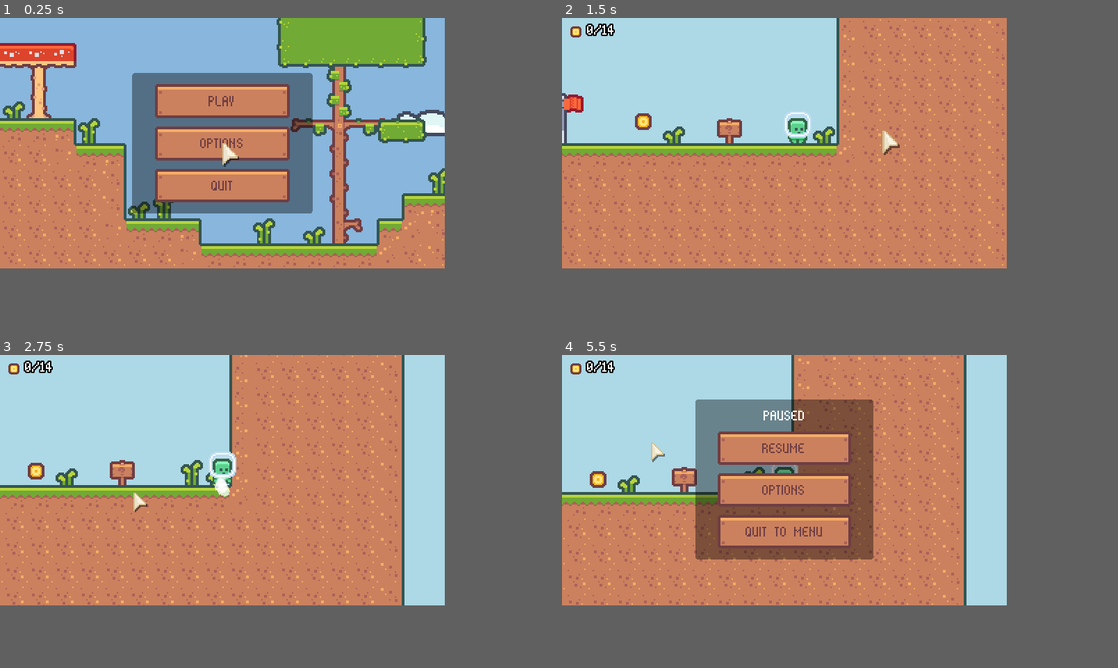
Above: before the commit, frames 1-4 (two rows, left to right).
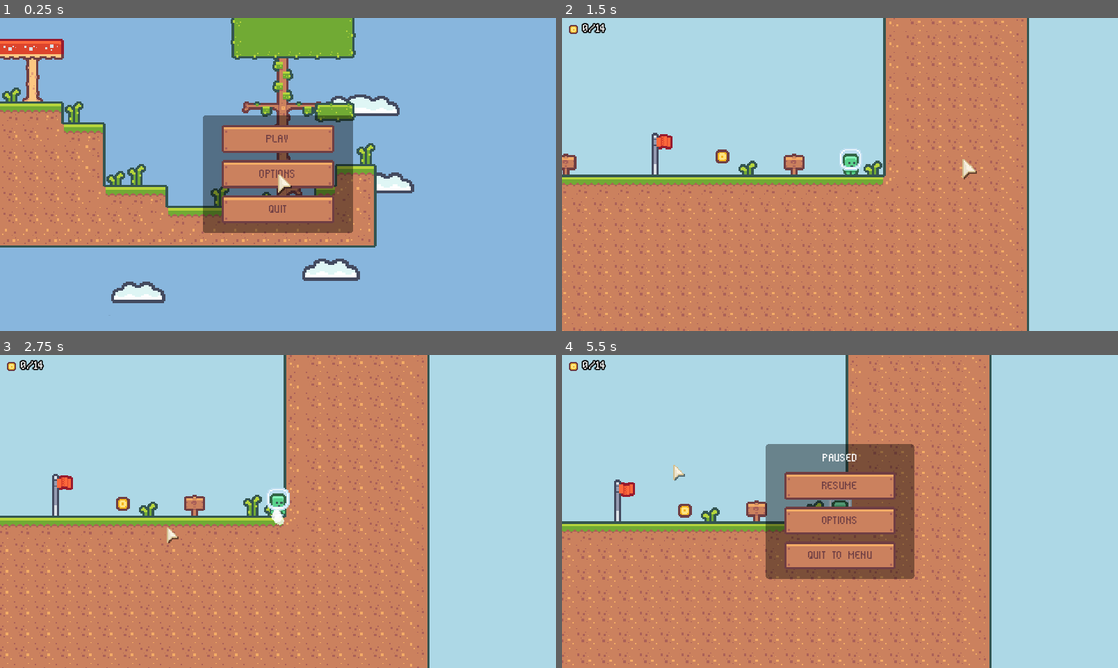
Above: after the commit, the same moments.

Repository: rprav-n/2D-Platformer
Game: Godot game, scene res://scenes/ui/main_menu/main_menu.tscn
Two runs of this game, one before a commit and one after it. Both use one fixed random seed, a clock stepped at 60 frames per second and the inputs below.
Inputs (mouse positions are in pixels of both pictures, inside the frame that each line leads up to):
- Up to frame 1 (0.25 s): no input
- Up to frame 2 (1.5 s): click "PLAY" at 0.5 s; move the mouse to (884, 130) at 1.27 s; hold Right (move_right) from 1.28 s (still down); click (884, 130) at 1.35 s
- Up to frame 3 (2.75 s): keep holding Right (move_right); tap Space (jump) at 1.52, 2.27 s; move the mouse to (133, 492) at 2.02 s; tap Shift (dash) at 2.1 s
- Up to frame 4 (5.5 s): move the mouse to (828, 423) at 2.77 s; release Right (move_right) at 2.78 s; hold A (move_left) 2.78-3.53 s; click (828, 423) at 2.85 s; move the mouse to (762, 530) at 3.52 s; hold Right (move_right) 3.53-5.03 s; tap Shift (dash) at 3.6, 5.1 s; tap Space (jump) at 3.77, 4.52, 5.27 s; move the mouse to (917, 517) at 4.27 s; click (917, 517) at 4.35 s; tap Escape (pause) at 4.9 s; move the mouse to (650, 442) at 5.02 s; hold A (move_left) from 5.03 s (still down)
In our replay, the window is 640x360 before the commit and 800x450 after it. These sizes can differ from the game's own. Grey fills any space a smaller window leaves; there, only what the larger window draws over its background counts as a difference.

The runs differ from the first frame. In frame 1, 40% of the frame differs, in the area x 0-80%, y 0-92%; in frame 2, 35%; in frame 3, 36%; in frame 4, 45%, in the area x 0-78%, y 0-100%.

Commit message:
Change display widow size by 1.5 times

Diff:
--- a/project.godot
+++ b/project.godot
@@ -24,8 +24,8 @@
 
 [display]
 
-window/size/viewport_width=320
-window/size/viewport_height=180
+window/size/viewport_width=480
+window/size/viewport_height=270
 window/size/window_width_override=1280
 window/size/window_height_override=720
 window/stretch/mode="canvas_items"
--- a/scenes/ui/level_complete_ui/level_complete_ui.tscn
+++ b/scenes/ui/level_complete_ui/level_complete_ui.tscn
@@ -56,7 +56,7 @@
 anchor_bottom = 1.0
 grow_horizontal = 2
 grow_vertical = 2
-pivot_offset = Vector2(160, 90)
+pivot_offset = Vector2(240, 135)
 theme = ExtResource("1_0l6s7")
 
 [node name="PanelContainer" type="PanelContainer" parent="MarginContainer"]
--- a/scenes/ui/main_menu/main_menu.tscn
+++ b/scenes/ui/main_menu/main_menu.tscn
@@ -61,7 +61,7 @@
 anchor_bottom = 1.0
 grow_horizontal = 2
 grow_vertical = 2
-pivot_offset = Vector2(160, 90)
+pivot_offset = Vector2(240, 135)
 theme = ExtResource("1_ei2q4")
 
 [node name="PanelContainer" type="PanelContainer" parent="MarginContainer"]
--- a/scenes/ui/mouse_cursor/mosue_cursor.gd
+++ b/scenes/ui/mouse_cursor/mosue_cursor.gd
@@ -7,7 +7,6 @@
 	Input.mouse_mode = Input.MOUSE_MODE_HIDDEN
 
 
-
 func _process(_delta: float):
 	sprite_2d.global_position = sprite_2d.get_global_mouse_position()
 	if Input.is_action_just_pressed("click"):
--- a/scenes/ui/option_menu/option_menu.tscn
+++ b/scenes/ui/option_menu/option_menu.tscn
@@ -3,6 +3,21 @@
 [ext_resource type="Theme" uid="uid://c2d2vxclxkr4l" path="res://resources/theme.tres" id="1_rdoie"]
 [ext_resource type="Script" path="res://scenes/ui/option_menu/option_menu.gd" id="1_vlgnr"]
 [ext_resource type="PackedScene" uid="uid://csnql7nxh0ab5" path="res://scenes/ui/buttons/animated_button.tscn" id="2_nvcer"]
+
+[sub_resource type="Animation" id="Animation_yaxbx"]
+length = 0.001
+tracks/0/type = "value"
+tracks/0/imported = false
+tracks/0/enabled = true
+tracks/0/path = NodePath("MarginContainer:scale")
+tracks/0/interp = 1
+tracks/0/loop_wrap = true
+tracks/0/keys = {
+"times": PackedFloat32Array(0),
+"transitions": PackedFloat32Array(1),
+"update": 0,
+"values": [Vector2(1, 1)]
+}
 
 [sub_resource type="Animation" id="Animation_pp1p4"]
 resource_name = "default"
@@ -18,21 +33,6 @@
 "transitions": PackedFloat32Array(1, 1, 1, 1),
 "update": 0,
 "values": [Vector2(0, 0), Vector2(1.1, 1.1), Vector2(0.9, 0.9), Vector2(1, 1)]
-}
-
-[sub_resource type="Animation" id="Animation_yaxbx"]
-length = 0.001
-tracks/0/type = "value"
-tracks/0/imported = false
-tracks/0/enabled = true
-tracks/0/path = NodePath("MarginContainer:scale")
-tracks/0/interp = 1
-tracks/0/loop_wrap = true
-tracks/0/keys = {
-"times": PackedFloat32Array(0),
-"transitions": PackedFloat32Array(1),
-"update": 0,
-"values": [Vector2(1, 1)]
 }
 
 [sub_resource type="AnimationLibrary" id="AnimationLibrary_yobqm"]
@@ -56,7 +56,7 @@
 anchor_bottom = 1.0
 grow_horizontal = 2
 grow_vertical = 2
-pivot_offset = Vector2(160, 90)
+pivot_offset = Vector2(240, 135)
 theme = ExtResource("1_rdoie")
 
 [node name="PanelContainer" type="PanelContainer" parent="MarginContainer"]
--- a/scenes/ui/pause_menu/pause_menu.tscn
+++ b/scenes/ui/pause_menu/pause_menu.tscn
@@ -57,7 +57,7 @@
 anchor_bottom = 1.0
 grow_horizontal = 2
 grow_vertical = 2
-pivot_offset = Vector2(160, 90)
+pivot_offset = Vector2(240, 135)
 theme = ExtResource("1_2l47f")
 
 [node name="PanelContainer" type="PanelContainer" parent="MarginContainer"]
